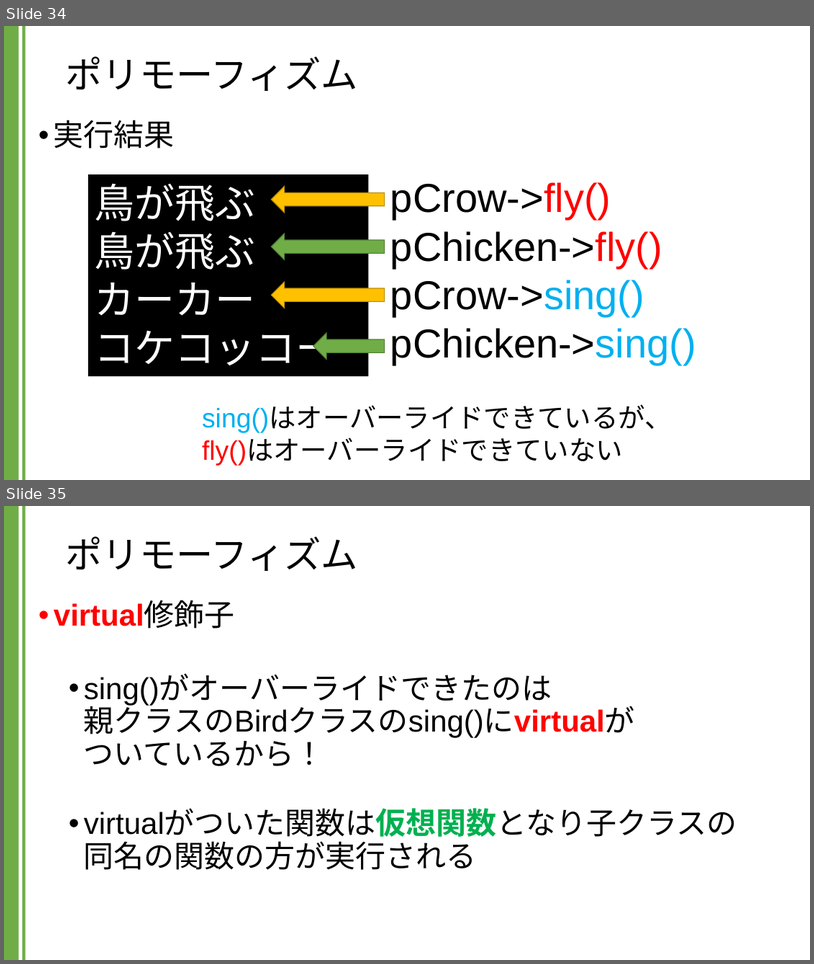
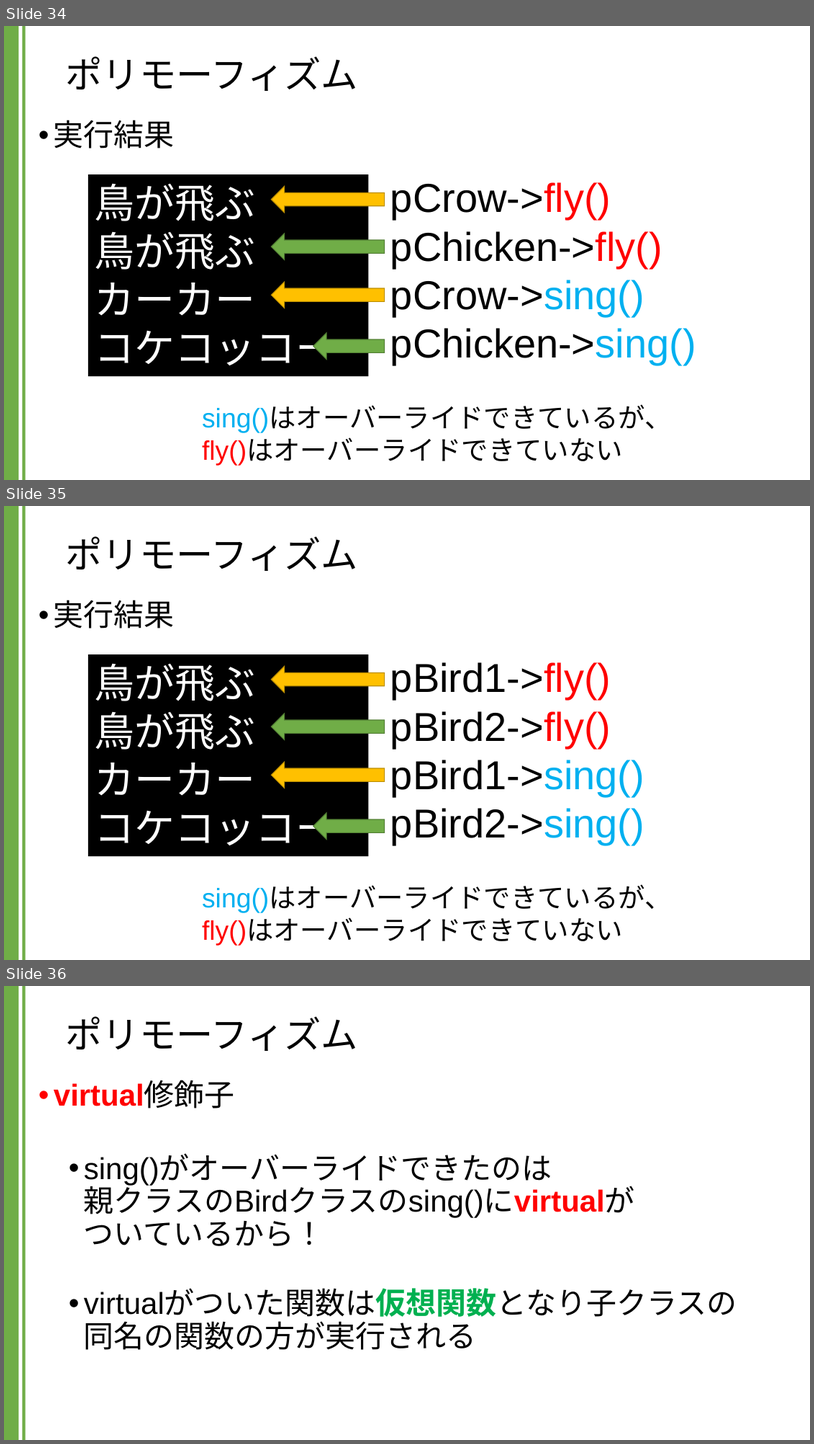
Before and after one commit to kic-murata/cpp2024, a slide deck: 授業資料/講義資料：継承とポリモーフィズム.pptx. Shown one above the other, each under a label of ours: slides 34 and 35 before the commit, slides 34, 35 and 36 after it. The pictures are 814x964 and 814x1444 pixels, drawn with LibreOffice and Linux fonts; fonts in the diff are those of the drawing. Boxes give left, top, right and bottom in pixels: in the first picture for what was removed or moved away, otherwise in the second. Text is boxed around its words. In the diff, an @@ line names an element or a change of style, - is before the commit and + after.

Commit message:
講義資料

```diff
--- a/授業資料/講義資料：継承とポリモーフィズム.pptx
+++ b/授業資料/講義資料：継承とポリモーフィズム.pptx
@@ slide 35 added at box(4, 506, 810, 960), background #FFFFFF; not listed: 2 template elements that a slide beside it also shows @@
@@ title added at box(65, 536, 358, 571), 44 pt, text #000000 @@
+ポリモーフィズム
@@ text added at box(54, 600, 175, 628), 36 pt, text #000000 @@
+• 実行結果
@@ rectangle added at box(88, 654, 369, 856), fill #000000, 48 pt, text #FFFFFF @@
+鳥が飛ぶ
+鳥が飛ぶ
+カーカー
+コケコッコー
@@ right arrow added at box(271, 667, 384, 693), fill #FFC000, outline #BD8E00 1 pt @@
@@ text added at box(391, 662, 645, 844), 48 pt, text #000000 @@
+pBird1->fly()
+pBird2->fly()
+pBird1->sing()
+pBird2->sing()
@@ right arrow added at box(271, 713, 384, 740), fill #70AD47, outline #538035 1 pt @@
@@ right arrow added at box(271, 762, 384, 788), fill #FFC000, outline #BD8E00 1 pt @@
@@ right arrow added at box(314, 813, 385, 839), fill #70AD47, outline #538035 1 pt @@
@@ text added at box(202, 886, 672, 945), 32 pt, text #000000 @@
+sing()はオーバーライドできているが、
+fly()はオーバーライドできていない
@@ what was slide 35 is now slide 36 @@
```
